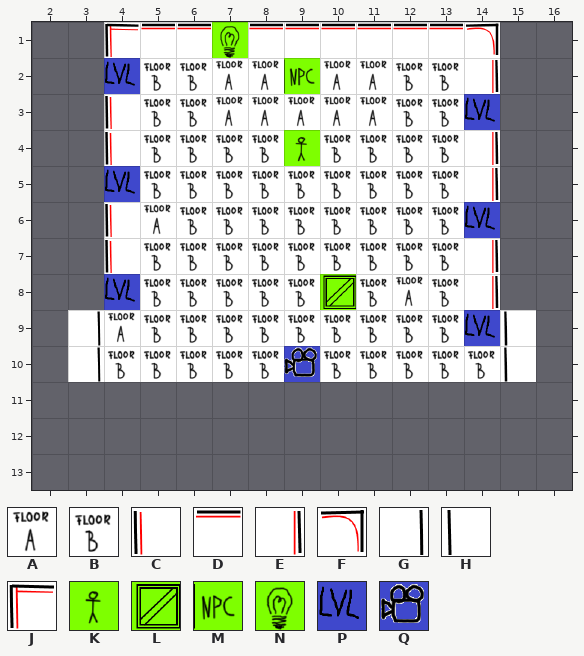
An edit to a level. Tiled map, assets/levels/Hub.tmx. Above, as it was before the edit.
Cells are 64x64 px. Shown: x 2..16, y 1..13.
Key: from "Tileset": A 0, B 1, C 8, D 9, E 10, F 13, G 20, H 22, J 24, K 32, L 34, M 35, N 38, P 64, Q 65.
_ is an empty cell, # one hidden under a higher layer.
Objects are placed by their top-left corner, in cells (3,4 is the top-left corner of cell 3,4); size is 1x1 cell unless given.
Layer "Tile Layer 1" before, first column x 2:
 1 __JDD#DDDDDDF__
 2 __CBBAA#AABBE__
 3 __CBBAAAAABBE__
 4 __CBBBB#BBBBE__
 5 __CBBBBBBBBBE__
 6 __CABBBBBBBBE__
 7 __CBBBBBBBBBE__
 8 __CBBBBB#BABE__
 9 _GABBBBBBBBBAH_
10 _GBBBBBBBBBBBH_
11 _______________
12 _______________
13 _______________
Objects on layer "Object Layer 1" before:
P at 4,2
P at 14,3
P at 4,5
P at 14,6
P at 4,8
P at 14,9
Q at 9,10
The result:
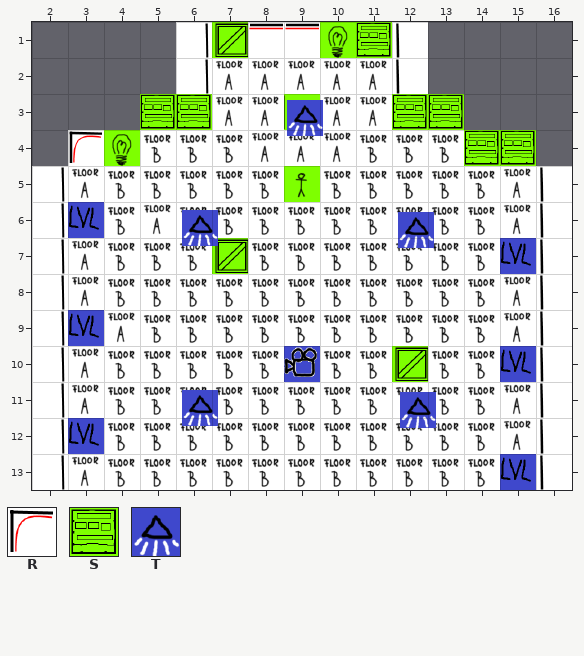
Further tiles: from "Tileset": R 12, S 39, T 75.
Difference:
Changed rows in their new state; . is an unchanged cell.
Layer "Tile Layer 1":
first column x 2:
 1 ..__G.....H__..
 2 ..__G.....H__..
 3 .._##.....##_..
 4 .R#...AAA...#..
 5 GAB.........BAH
 6 GAB.........BAH
 7 GAB.........BAH
 8 GAB.......B.BAH
 9 GA..........BAH
10 GA...........AH
11 GABBBBBBBBBBBAH
12 GABBBBBBBBBBBAH
13 GABBBBBBBBBBBAH
Layer "Tile Layer 2":
first column x 4:
 1 ...L..NS....
 2 ....._......
 3 .SS..M..SS..
 4 N...._....SS
 5 .....K......
 7 ...L........
 8 ......_.....
10 ........L...
Layer "Object Layer 1":
changed: P at 4,2 -> P at 3,6
changed: P at 14,3 -> P at 15,7
changed: P at 4,5 -> P at 3,9
changed: P at 14,6 -> P at 15,10
changed: P at 4,8 -> P at 3,12
changed: P at 14,9 -> P at 15,13
added: T at 9.1,3.2
added: T at 6.2,6.2
added: T at 12.2,6.3
added: T at 6.2,11.2
added: T at 12.2,11.3
Pixel boxes of the changes (left, top, right, bottom) in both pictures:
changed: (32, 22, 572, 490)
